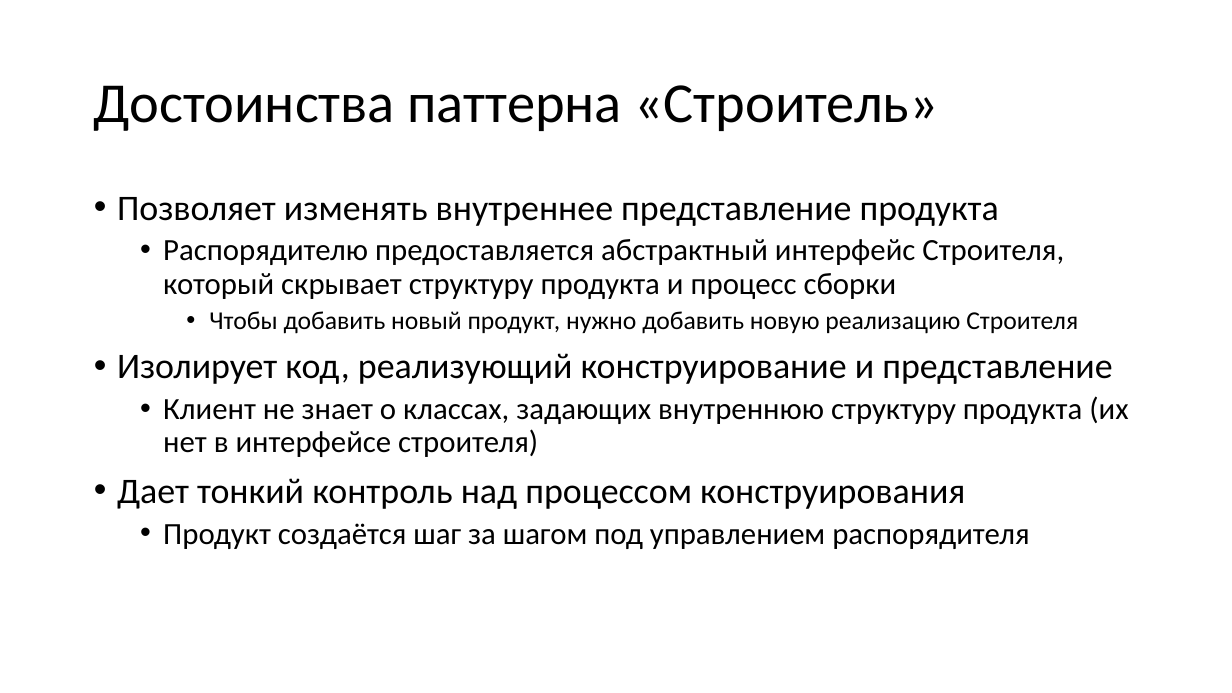
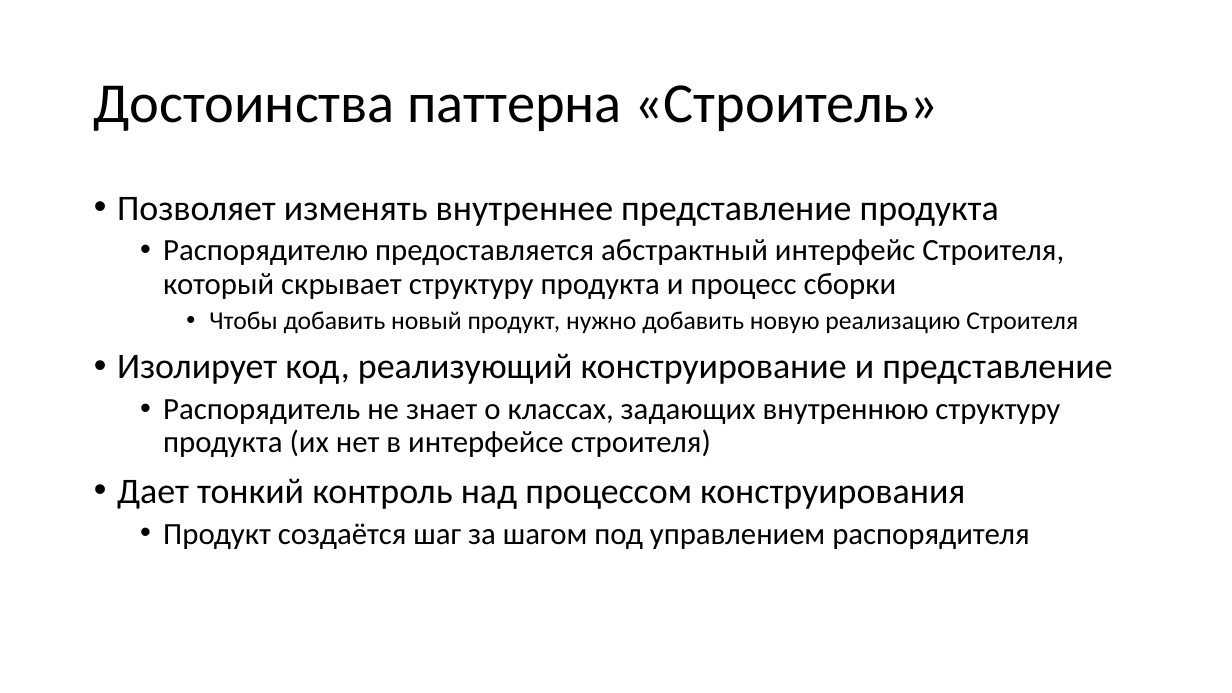
Before and after one commit to alexey-malov/ood, a slide deck: slide 11 of lectures/15.builder/builder.pptx (slide 9 before the commit). Drawn at 1232x693 pixels with LibreOffice and Linux fonts; fonts in the diff are those of the drawing. Boxes give left, top, right and bottom in pixels: in the first picture for what was removed or moved away, otherwise in the second. Text is boxed around its words. In the diff, an @@ line names an element or a change of style, - is before the commit and + after.

```diff
--- a/lectures/15.builder/builder.pptx
+++ b/lectures/15.builder/builder.pptx
@@ text at (x1=163, y1=399, x2=1060, y2=457): text changed @@
-  • Клиент не знает о классах, задающих внутреннюю структуру продукта (их нет в интерфейсе строителя)
+  • Распорядитель не знает о классах, задающих внутреннюю структуру продукта (их нет в интерфейсе строителя)
```
Also in this commit, not shown: 1 other slide changed, 3 slides added, 1 slide removed, 4 other files.
